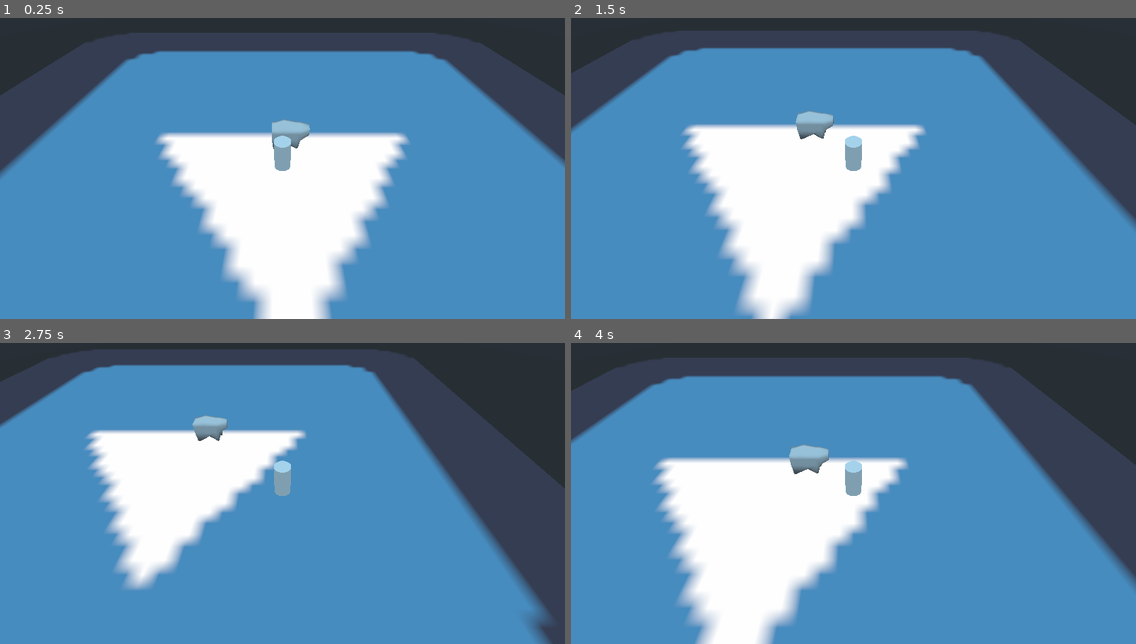
Above: before the commit, frames 1-4 (two rows, left to right).
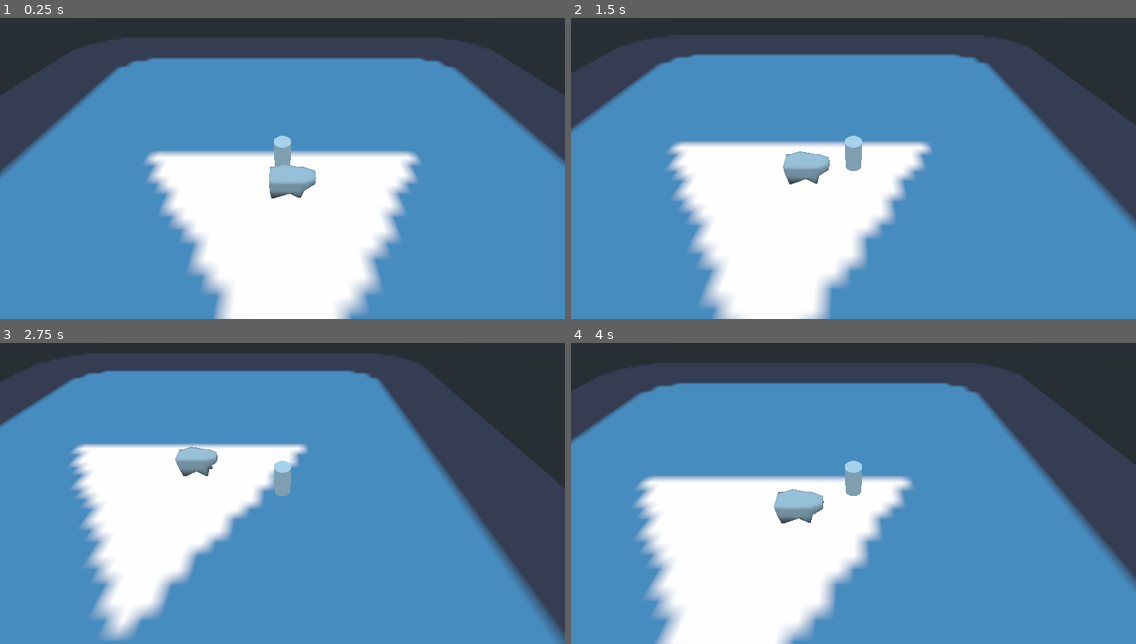
Above: after the commit, the same moments.

Repository: TheHyperMagi/Shepherd
Game: Godot game, scene res://Scenes/Field.tscn
The game is run twice, just before and just after one commit, with the same random seed, the same clock (stepped at 60 frames per second) and the same inputs. The engine's default icon, where the game draws it, is replaced by a stand-in: a white triangle on a blue panel in a dark square.
Inputs:
- Up to frame 1 (0.25 s): no input
- Up to frame 2 (1.5 s): hold D (move_right) 0.53-1.28 s; hold S (move_backwards) from 1.28 s (still down)
- Up to frame 3 (2.75 s): release S (move_backwards) at 2.03 s; hold D (move_right) from 2.03 s (still down)
- Up to frame 4 (4 s): release D (move_right) at 2.78 s; hold W (move_forwards) 2.78-3.53 s; hold A (move_left) from 3.53 s (still down)

The runs differ from the first frame. In frame 1, 15% of the frame differs, in the area x 0-100%, y 4-100%; in frame 2, 15%; in frame 3, 13%; in frame 4, 15%, in the area x 2-100%, y 4-100%.

Commit message:
cleanup movement code

Diff:
--- a/Shepherd/Scenes/Field.tscn
+++ b/Shepherd/Scenes/Field.tscn
@@ -63,4 +63,4 @@
 shape = SubResource( 5 )
 
 [node name="Shepherd" parent="." instance=ExtResource( 2 )]
-transform = Transform( 1, 0, 0, 0, 1, 0, 0, 0, 1, 0, 1.4367, 0 )
+transform = Transform( 1, 0, 0, 0, 1, 0, 0, 0, 1, 0, 2.2002, 0 )
--- a/Shepherd/Scripts/Shepherd.gd
+++ b/Shepherd/Scripts/Shepherd.gd
@@ -2,15 +2,14 @@
 
 onready var mesh = get_node("MeshInstance")
 
-#Angle Variables
+var velocity = Vector3()
 
 func _physics_process(delta):
 	control_loop(delta)
 
 func control_loop(delta):
-	VELOCITY.x = 0
-	VELOCITY.z = 0
 	var input = Vector3()
+
 	if Input.is_action_pressed("move_forwards"):
 		input.z -= 1
 	if Input.is_action_pressed("move_backwards"):
@@ -22,18 +21,15 @@
 
 	input = input.normalized()
 
-	if input != Vector3(0,0,0):
-		pass
+#	if input != Vector3(0,0,0):
 #		rotate_from_movement(input)
-
 
 	#var direction = (transform.basis.x * input.x + transform.basis.z * input.z)
 	#velocity.x = direction.x * speed
 	#velocity.z = direction.z * speed
-	VELOCITY.x = input.x * SPEED * delta
-	VELOCITY.z = input.z * SPEED * delta
+	velocity = input * SPEED * delta
 
-	VELOCITY = move_and_slide(VELOCITY, Vector3.UP)
+	velocity = move_and_slide(velocity, Vector3.UP)
 
 func rotate_from_movement(input):
 #Calculates angle based on movement (currently hardcoded but its good enough for me)
